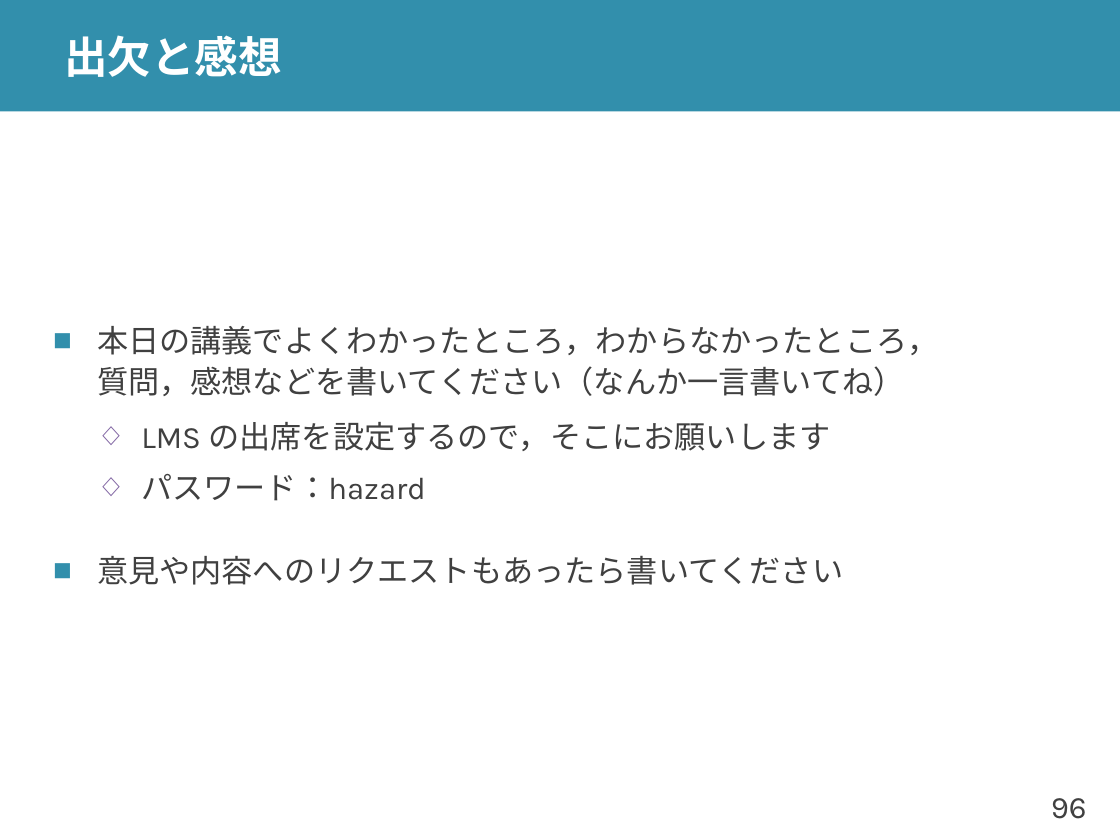
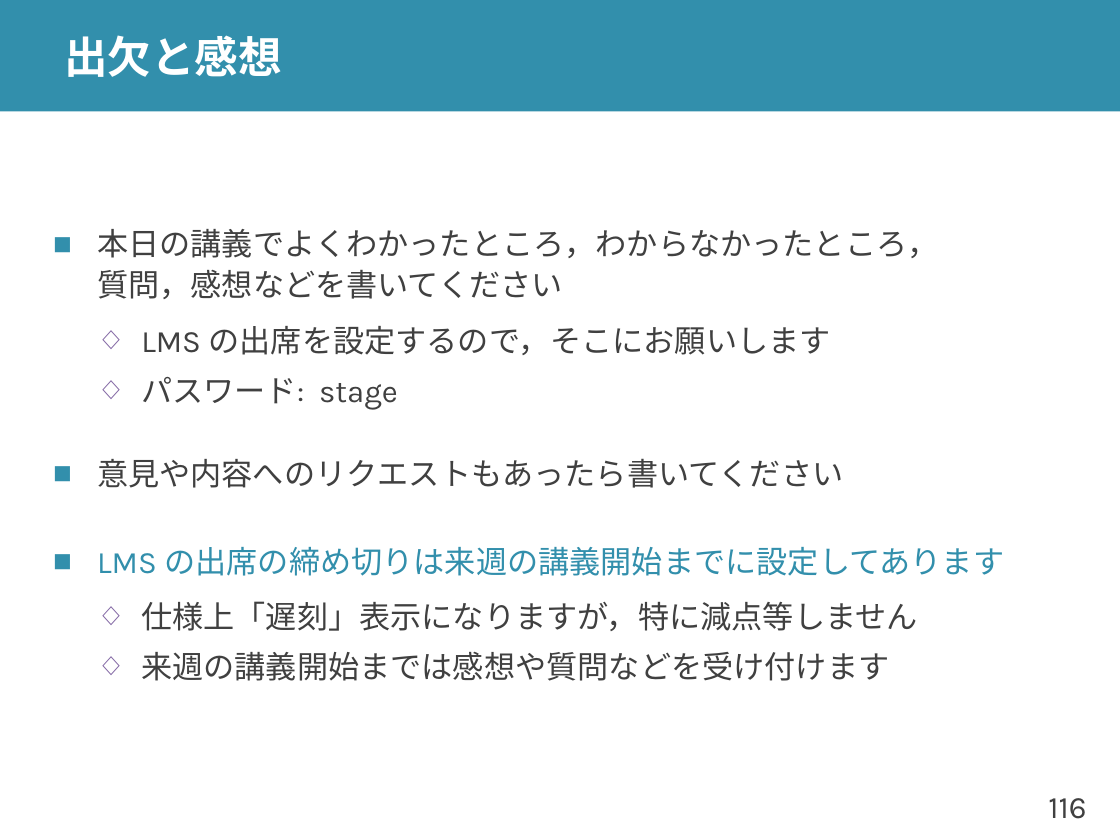
Before and after one commit to shioyadan/advanced-computer-organization, a slide deck: slide 116 of aco-shioya-04.pptx (slide 96 before the commit). Drawn at 1120x840 pixels with LibreOffice and Linux fonts; fonts in the diff are those of the drawing. Boxes give left, top, right and bottom in pixels: in the first picture for what was removed or moved away, otherwise in the second. Text is boxed around its words. In the diff, an @@ line names an element or a change of style, - is before the commit and + after.

```diff
--- a/aco-shioya-04.pptx
+++ b/aco-shioya-04.pptx
@@ text at (x1=97, y1=229, x2=938, y2=299): text changed @@
-■ 本日の講義でよくわかったところ，わからなかったところ，
-  質問，感想などを書いてください（なんか一言書いてね）
+■ 本日の講義でよくわかったところ，わからなかったところ，
+  質問，感想などを書いてください
@@ text at (x1=141, y1=377, x2=398, y2=410): text changed @@
-  ◇ パスワード：hazard
+  ◇ パスワード: stage
@@ text at (x1=97, y1=547, x2=1004, y2=681): paragraphs added @@
+■ LMS の出席の締め切りは来週の講義開始までに設定してあります
+  ◇ 仕様上「遅刻」表示になりますが，特に減点等しません
+  ◇ 来週の講義開始までは感想や質問などを受け付けます
@@ page number at (x1=1048, y1=798, x2=1086, y2=819): text changed @@
-96
+116
```
Also in this commit, not shown: 3 other slides changed, 20 slides added, 1 other file.
